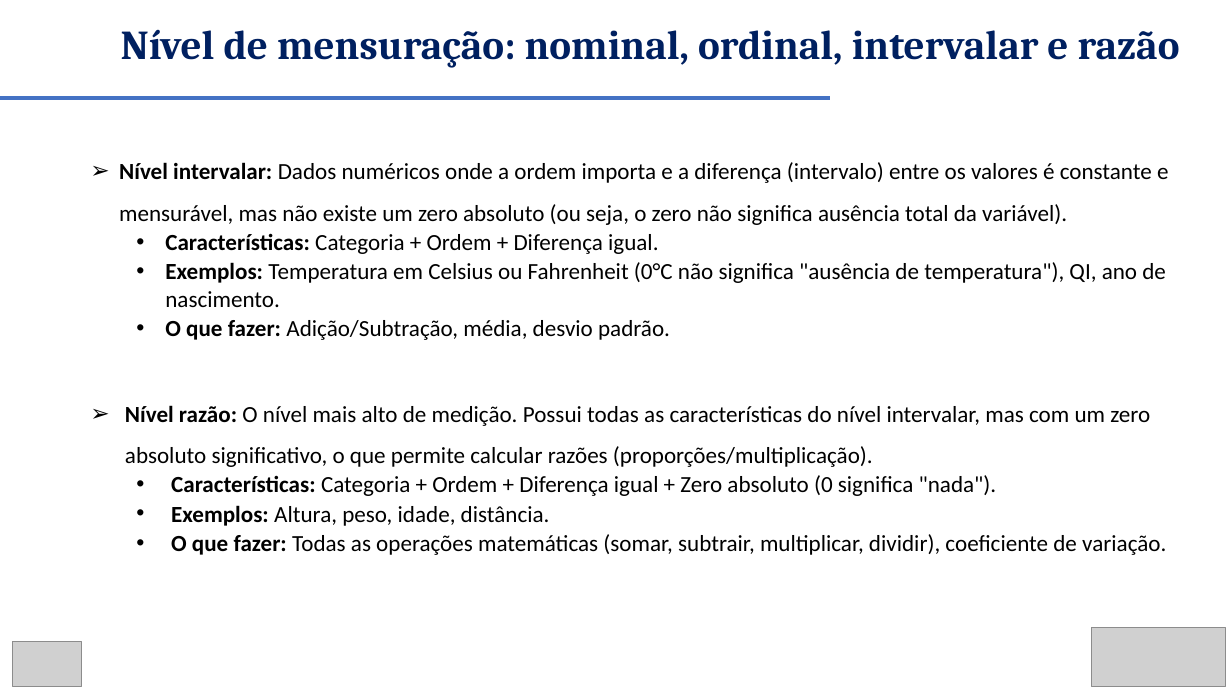
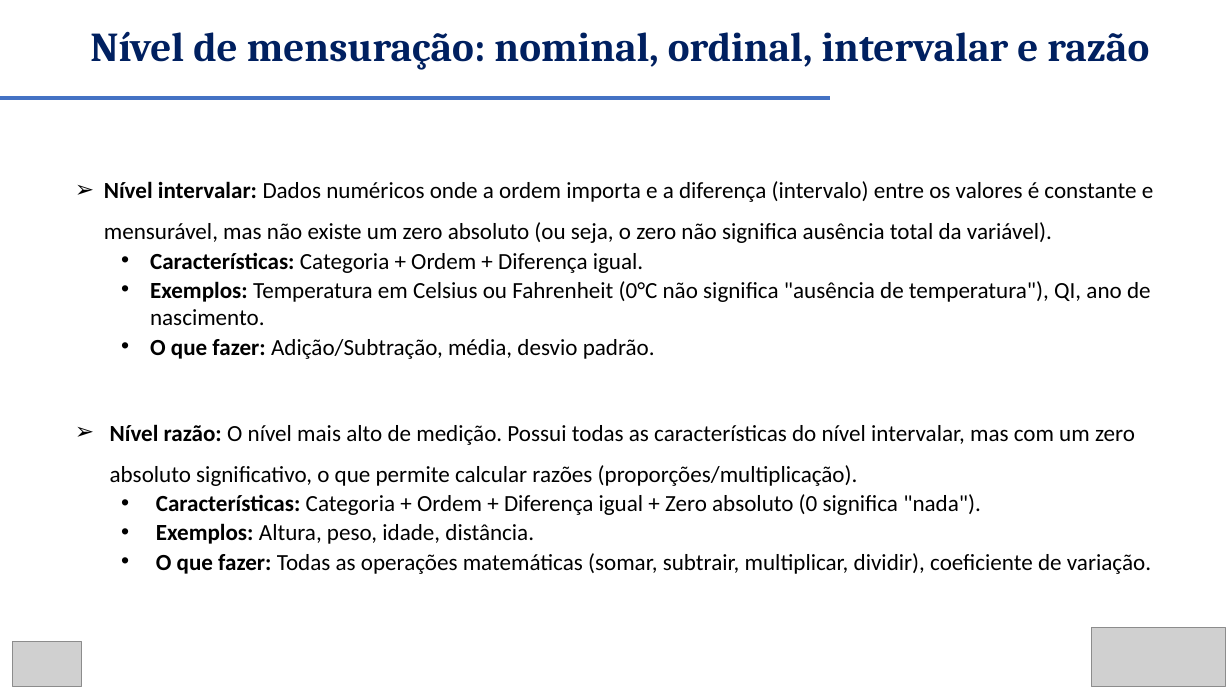
Before and after one commit to renanxcortes/teaching, a slide deck: slide 13 of Metodos_Estatisticos/slides/semana_1_a_2.pptx. Drawn at 1232x693 pixels with LibreOffice and Linux fonts; fonts in the diff are those of the drawing; grey boxes stand for pictures. Boxes give left, top, right and bottom in pixels: in the first picture for what was removed or moved away, otherwise in the second. Text is boxed around its words. In the diff, an @@ line names an element or a change of style, - is before the commit and + after.

```diff
--- a/Metodos_Estatisticos/slides/semana_1_a_2.pptx
+++ b/Metodos_Estatisticos/slides/semana_1_a_2.pptx
@@ text "Nível de mensuração: nominal, ordinal, ...": place and size @@
-text "Nível de mensuração: nominal, ordinal, ..." at (121, 30, 1180, 68)
+text "Nível de mensuração: nominal, ordinal, ..." at (90, 31, 1149, 70)
@@ text "Nível intervalar: Dados numéricos onde ...": place and size @@
-text "Nível intervalar: Dados numéricos onde ..." at (119, 162, 1168, 555)
+text "Nível intervalar: Dados numéricos onde ..." at (104, 181, 1153, 574)
```
Also in this commit, not shown: 5 other slides changed.
